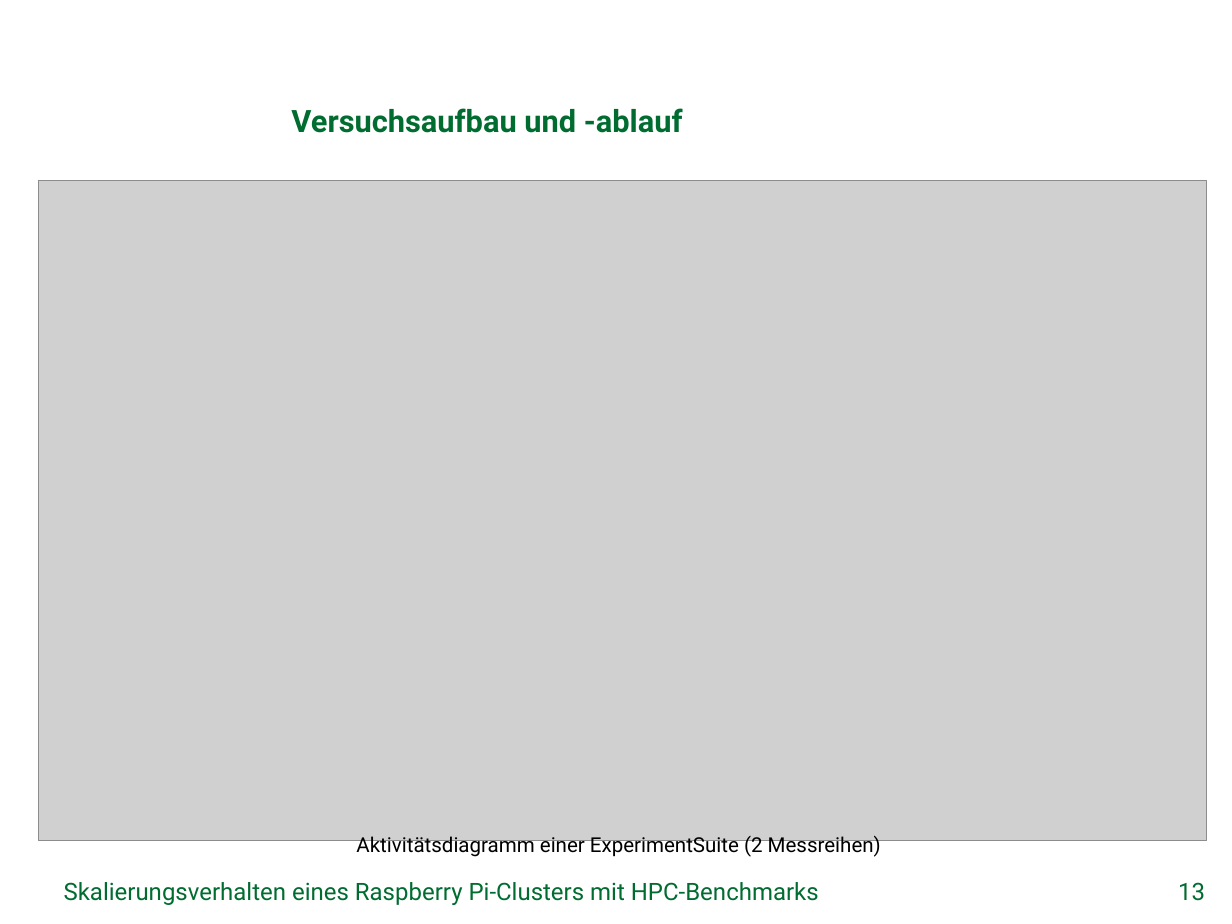
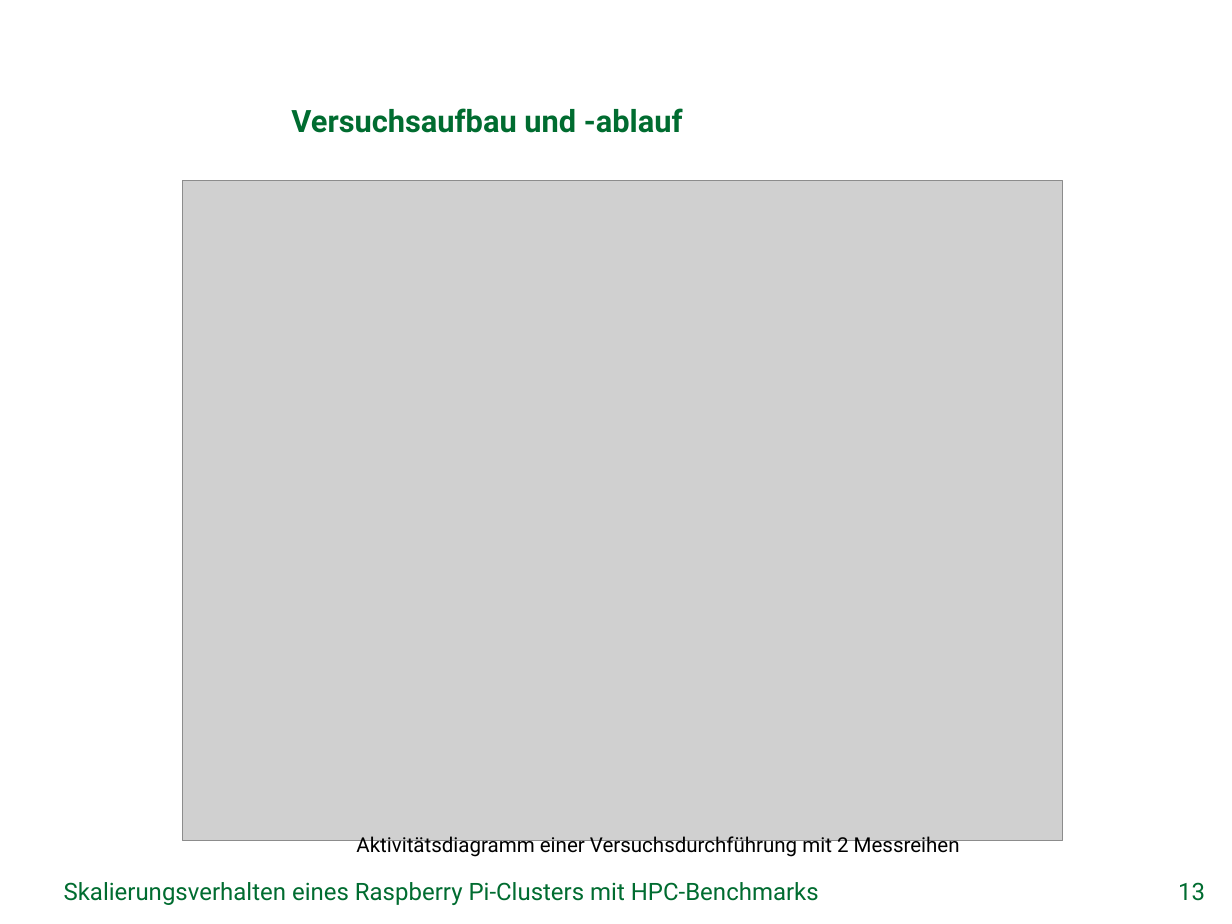
Before and after one commit to missgreenwood/bachelor-arbeit, a slide deck: slide 13 of Disputation/grei14.pptx. Drawn at 1232x924 pixels with LibreOffice and Linux fonts; fonts in the diff are those of the drawing; grey boxes stand for pictures; background and template pictures are left out. Boxes give left, top, right and bottom in pixels: in the first picture for what was removed or moved away, otherwise in the second. Text is boxed around its words. In the diff, an @@ line names an element or a change of style, - is before the commit and + after.

```diff
--- a/Disputation/grei14.pptx
+++ b/Disputation/grei14.pptx
@@ picture: place and size @@
-picture at [38,181,1206,841]
+picture at [182,181,1063,841]
@@ text at [356,833,960,858]: text changed @@
-Aktivitätsdiagramm einer ExperimentSuite (2 Messreihen)
+Aktivitätsdiagramm einer Versuchsdurchführung mit 2 Messreihen
```
Also in this commit, not shown: 8 other slides changed, 1 other file.
